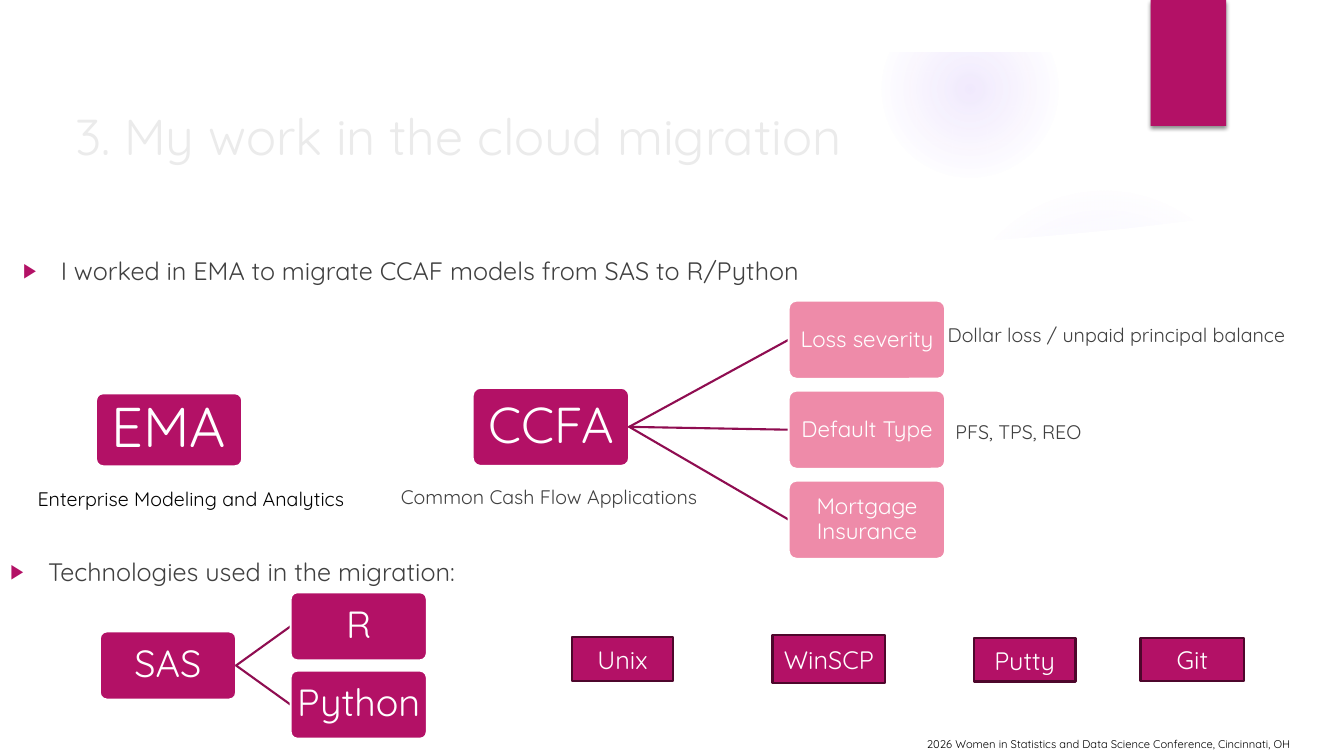
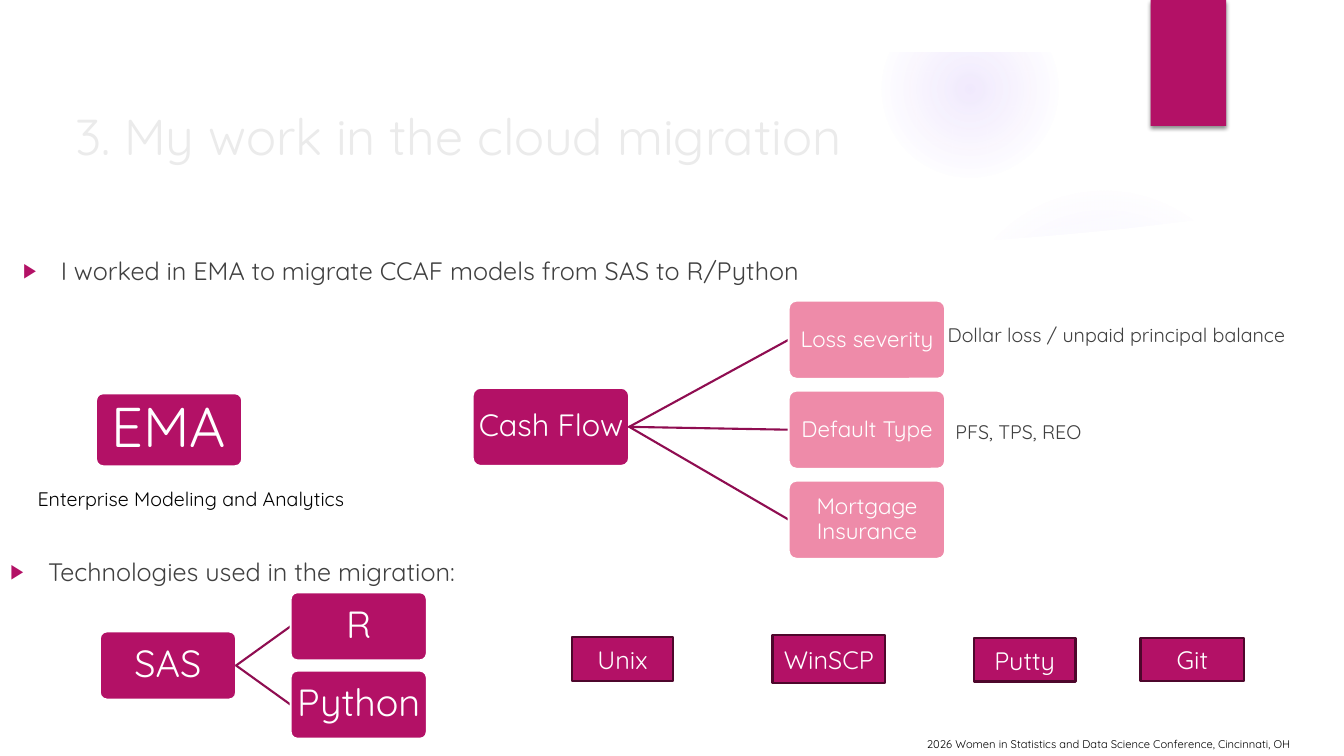
Before and after one commit to wx2123/WSDS-2026-OH, a slide deck: slide 6 of From On-Premises to Cloud.pptx. Drawn at 1344x756 pixels with LibreOffice and Linux fonts; fonts in the diff are those of the drawing; background and template pictures are left out. Boxes give left, top, right and bottom in pixels: in the first picture for what was removed or moved away, otherwise in the second. Text is boxed around its words. In the diff, an @@ line names an element or a change of style, - is before the commit and + after.

```diff
--- a/From On-Premises to Cloud.pptx
+++ b/From On-Premises to Cloud.pptx
@@ text "Cash Flow" at (x1=479, y1=413, x2=624, y2=437): vertical alignment top to middle @@
@@ text at (x1=479, y1=413, x2=624, y2=437): text changed; size 14 to 22 pt; text colour #404040 to #FFFFFF @@
-Common Cash Flow Applications
+Cash Flow
@@ text removed at (x1=488, y1=407, x2=613, y2=444) @@
-CCFA
```
Also in this commit, not shown: 1 other file.
